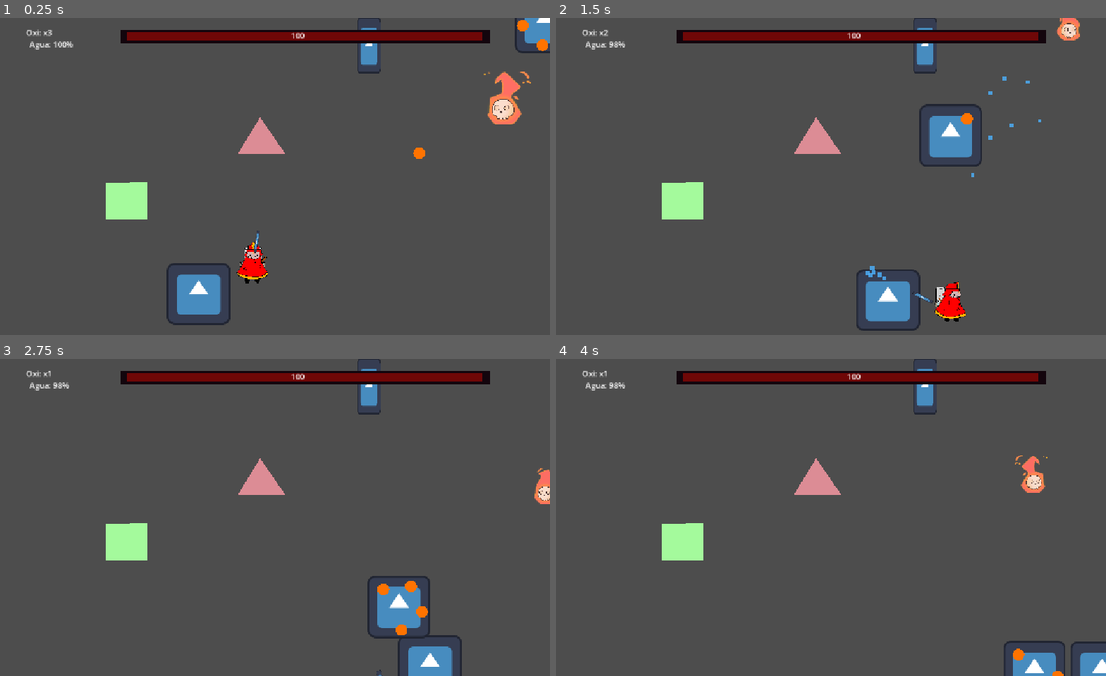
Above: before the commit, frames 1-4 (two rows, left to right).
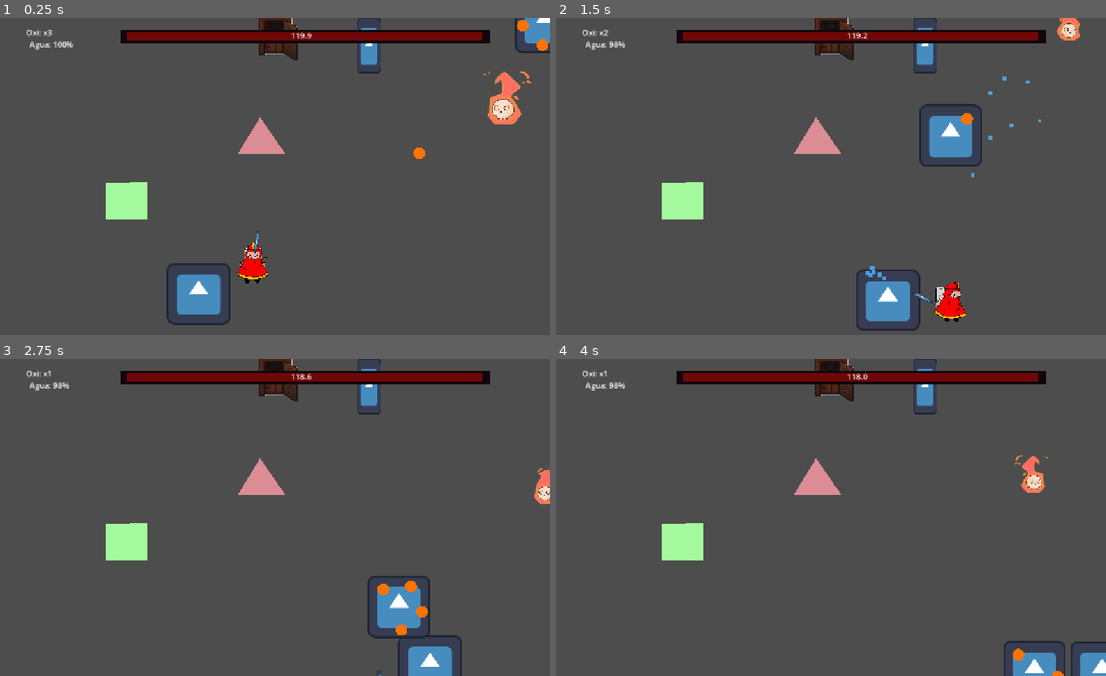
Above: after the commit, the same moments.

Repository: gsMolina02/GameJam
Game: Godot game, scene res://Scenes/escena_prueba.tscn
Same seed, same stepped clock (60 frames per second), same inputs: the game is played once before the commit and once after it. This scene is started directly instead of the project's main scene. The engine's default icon, where the game draws it, is replaced by a stand-in: a white triangle on a blue panel in a dark square.
Inputs (mouse positions are in pixels of both pictures, inside the frame that each line leads up to):
- Up to frame 1 (0.25 s): no input
- Up to frame 2 (1.5 s): tap Enter (ui_accept) at 0.5, 0.77 s; move the mouse to (946, 160) at 0.52 s; hold D (right) from 0.53 s (still down); tap F (interact, bound only after the commit) at 0.6 s; click (946, 160) at 0.67 s; move the mouse to (710, 192) at 1.27 s; click (710, 192) at 1.35 s
- Up to frame 3 (2.75 s): tap Enter (ui_accept) at 1.52 s; tap F (interact, bound only after the commit) at 1.55, 2.3 s; move the mouse to (324, 447) at 2.02 s; release D (right) at 2.03 s; hold A (left) from 2.03 s (still down); right-click (324, 447) at 2.1 s
- Up to frame 4 (4 s): move the mouse to (798, 580) at 2.77 s; release A (left) at 2.78 s; hold D (right) from 2.78 s (still down); tap F (interact, bound only after the commit) at 2.85, 3.8 s; click (798, 580) at 2.92 s; tap Enter (ui_accept) at 3.02, 3.77 s; move the mouse to (990, 565) at 3.52 s; hold Space from 3.53 s (still down)

The runs differ from the first frame. In frame 1, 0.6% of the frame differs, in the area x 47-57%, y 0-14%; in frame 2, 0.6%; in frame 3, 0.6%; in frame 4, 0.6%.

Commit message:
Integracion de mecanica de cuarto incendiandose

Diff:
--- /dev/null
+++ b/BomberoMichiGame/Scenes/Entities/cuarto_2.tscn
@@ -0,0 +1,19 @@
+[gd_scene load_steps=5 format=3 uid="uid://d4icr2igf5ym2"]
+
+[ext_resource type="Script" uid="uid://ud6vpwak2bsk" path="res://Scripts/cuarto_2.gd" id="1_ypt4i"]
+[ext_resource type="PackedScene" uid="uid://bfra7nxi2wetn" path="res://personajes/personaje_principal/personaje_principal.tscn" id="2_mo1cc"]
+[ext_resource type="PackedScene" uid="uid://oysdlu64rb7d" path="res://Scenes/Entities/puerta.tscn" id="3_4eho5"]
+[ext_resource type="PackedScene" uid="uid://dl17mnvx428mm" path="res://Scenes/UI/hud.tscn" id="4_stldj"]
+
+[node name="Cuarto2" type="Node2D"]
+script = ExtResource("1_ypt4i")
+
+[node name="personajePrincipal" parent="." instance=ExtResource("2_mo1cc")]
+position = Vector2(571.99994, 459.99994)
+
+[node name="PuertaCuarto2" parent="." instance=ExtResource("3_4eho5")]
+position = Vector2(435, 524)
+escena_destino = "uid://c2fcfdi28gc84"
+nombre_puerta_destino = "PuertaCuarto1"
+
+[node name="HUD" parent="." instance=ExtResource("4_stldj")]
--- /dev/null
+++ b/BomberoMichiGame/Scenes/Entities/puerta.tscn
@@ -0,0 +1,19 @@
+[gd_scene load_steps=4 format=3 uid="uid://oysdlu64rb7d"]
+
+[ext_resource type="Script" uid="uid://cld821c463ja5" path="res://Scripts/puerta.gd" id="1_drj33"]
+[ext_resource type="Texture2D" uid="uid://c2sbxrutsdryc" path="res://Assets/fondos/puerta.png" id="2_wjbh2"]
+
+[sub_resource type="RectangleShape2D" id="RectangleShape2D_mesff"]
+size = Vector2(66, 78)
+
+[node name="Puerta" type="Area2D"]
+script = ExtResource("1_drj33")
+
+[node name="Sprite2D" type="Sprite2D" parent="."]
+position = Vector2(151.25, 89.25)
+scale = Vector2(0.22796473, 0.20973559)
+texture = ExtResource("2_wjbh2")
+
+[node name="CollisionShape2D" type="CollisionShape2D" parent="."]
+position = Vector2(143, 90)
+shape = SubResource("RectangleShape2D_mesff")
--- /dev/null
+++ b/BomberoMichiGame/Scenes/Levels/cuarto_2.tscn
@@ -0,0 +1,36 @@
+[gd_scene load_steps=8 format=3 uid="uid://bebk1amggu0c8"]
+
+[ext_resource type="Script" uid="uid://ud6vpwak2bsk" path="res://Scripts/cuarto_2.gd" id="1_ypt4i"]
+[ext_resource type="PackedScene" uid="uid://bfra7nxi2wetn" path="res://personajes/personaje_principal/personaje_principal.tscn" id="2_mo1cc"]
+[ext_resource type="PackedScene" uid="uid://oysdlu64rb7d" path="res://Scenes/Entities/puerta.tscn" id="3_4eho5"]
+[ext_resource type="PackedScene" uid="uid://dl17mnvx428mm" path="res://Scenes/UI/hud.tscn" id="4_stldj"]
+[ext_resource type="Script" uid="uid://bmi6b0xff8sy" path="res://Scripts/room_manager.gd" id="5_bix44"]
+[ext_resource type="PackedScene" uid="uid://b2isyrlrybvoh" path="res://Scenes/Entities/fuego.tscn" id="7_o2lig"]
+[ext_resource type="PackedScene" uid="uid://ccbpd223shlq8" path="res://personajes/minions/minions.tscn" id="7_ul4w6"]
+
+[node name="Cuarto2" type="Node2D"]
+script = ExtResource("1_ypt4i")
+
+[node name="personajePrincipal" parent="." instance=ExtResource("2_mo1cc")]
+position = Vector2(571.99994, 459.99994)
+
+[node name="PuertaCuarto2" parent="." instance=ExtResource("3_4eho5")]
+position = Vector2(435, 524)
+escena_destino = "uid://c2fcfdi28gc84"
+nombre_puerta_destino = "PuertaCuarto1"
+
+[node name="HUD" parent="." instance=ExtResource("4_stldj")]
+
+[node name="Fuego" parent="." instance=ExtResource("7_o2lig")]
+position = Vector2(136, 226)
+
+[node name="Fuego2" parent="." instance=ExtResource("7_o2lig")]
+position = Vector2(507, 203)
+
+[node name="minions" parent="." instance=ExtResource("7_ul4w6")]
+position = Vector2(896, 583)
+
+[node name="RoomManager" type="Node" parent="."]
+script = ExtResource("5_bix44")
+enemigos_requeridos = 1
+fuegos_requeridos = 1
--- a/BomberoMichiGame/Scenes/escena_prueba.tscn
+++ b/BomberoMichiGame/Scenes/escena_prueba.tscn
@@ -1,6 +1,7 @@
-[gd_scene load_steps=10 format=3 uid="uid://c2fcfdi28gc84"]
+[gd_scene load_steps=13 format=3 uid="uid://c2fcfdi28gc84"]
 
 [ext_resource type="PackedScene" uid="uid://e2osxgcrxydp" path="res://personajes/mascota/mascota.tscn" id="1_uapuf"]
+[ext_resource type="Script" uid="uid://crbjxxa8mctqn" path="res://Scripts/escena_prueba.gd" id="1_v2ygx"]
 [ext_resource type="PackedScene" uid="uid://bfra7nxi2wetn" path="res://personajes/personaje_principal/personaje_principal.tscn" id="2_1in75"]
 [ext_resource type="PackedScene" uid="uid://upe8nkwx2xwf" path="res://personajes/jefe/jefe.tscn" id="3_1in75"]
 [ext_resource type="PackedScene" uid="uid://b2isyrlrybvoh" path="res://Scenes/Entities/fuego.tscn" id="4_gdsp3"]
@@ -9,9 +10,12 @@
 [ext_resource type="PackedScene" uid="uid://bwg0w8g826tus" path="res://Scenes/Entities/tanque_oxigeno.tscn" id="5_qjlt0"]
 [ext_resource type="PackedScene" uid="uid://dl17mnvx428mm" path="res://Scenes/UI/hud.tscn" id="6_qjlt0"]
 [ext_resource type="PackedScene" path="res://Interfaces/puse_menu.tscn" id="7_pause"]
+[ext_resource type="PackedScene" uid="uid://oysdlu64rb7d" path="res://Scenes/Entities/puerta.tscn" id="11_p5njm"]
+[ext_resource type="Script" uid="uid://bmi6b0xff8sy" path="res://Scripts/room_manager.gd" id="12_p5njm"]
 
 [node name="escenaPrueba" type="Node2D"]
 position = Vector2(439, 348)
+script = ExtResource("1_v2ygx")
 
 [node name="mascota" parent="." instance=ExtResource("1_uapuf")]
 position = Vector2(-91.00003, 265.9999)
@@ -43,3 +47,14 @@
 visible = false
 
 [node name="PuseMenu" parent="CanvasLayer" instance=ExtResource("7_pause")]
+
+[node name="PuertaCuarto1" parent="." instance=ExtResource("11_p5njm")]
+position = Vector2(10, -401)
+escena_destino = "uid://bebk1amggu0c8"
+nombre_puerta_destino = "PuertaCuarto2"
+
+[node name="RoomManager" type="Node" parent="."]
+script = ExtResource("12_p5njm")
+vida_maxima_habitacion = 120.0
+enemigos_requeridos = 2
+fuegos_requeridos = 1
--- /dev/null
+++ b/BomberoMichiGame/Scripts/cuarto_2.gd
@@ -0,0 +1,18 @@
+extends Node2D
+
+func _ready():
+	print("🏠 Cuarto 2 cargado")
+
+	# Esperar un frame para que todo esté listo
+	await get_tree().process_frame
+
+	# Buscar al jugador
+	var jugador = get_tree().get_first_node_in_group("player_main")
+	if jugador:
+		print("  Jugador encontrado")
+		# Restaurar estado (vida y agua)
+		GameManager.restaurar_estado_jugador(jugador)
+		# Posicionar en la puerta correcta
+		GameManager.posicionar_jugador_en_puerta(jugador, self)
+	else:
+		push_warning("⚠️ No se encontró jugador en Cuarto2")
--- /dev/null
+++ b/BomberoMichiGame/Scripts/escena_prueba.gd
@@ -0,0 +1,18 @@
+extends Node2D
+
+func _ready():
+	print("🏠 Escena Prueba (Cuarto 1) cargada")
+
+	# Esperar un frame para que todo esté listo
+	await get_tree().process_frame
+
+	# Buscar al jugador
+	var jugador = get_tree().get_first_node_in_group("player_main")
+	if jugador:
+		print("  Jugador encontrado")
+		# Restaurar estado (vida y agua)
+		GameManager.restaurar_estado_jugador(jugador)
+		# Posicionar en la puerta correcta si viene de otro cuarto
+		GameManager.posicionar_jugador_en_puerta(jugador, self)
+	else:
+		push_warning("⚠️ No se encontró jugador en escena_prueba")
--- /dev/null
+++ b/BomberoMichiGame/Scripts/game_manager.gd
@@ -0,0 +1,77 @@
+extends Node
+
+# Estado del jugador entre escenas
+var vida_jugador: int = 3
+var agua_jugador: float = 100.0
+var puerta_origen: String = ""  # Nombre de la puerta por la que entramos
+var offset_spawn: Vector2 = Vector2(50, 0)
+
+func _ready():
+	print("✅ GameManager inicializado")
+
+func guardar_estado_jugador(jugador: Node) -> void:
+	print("💾 Guardando estado del jugador...")
+
+	# Guardar vida
+	if "vida_actual" in jugador:
+		vida_jugador = jugador.vida_actual
+		print("  Vida guardada:", vida_jugador)
+	elif jugador.has_method("get_vida_actual"):
+		vida_jugador = jugador.get_vida_actual()
+		print("  Vida guardada:", vida_jugador)
+
+	# Guardar agua
+	if "hose_charge" in jugador:
+		agua_jugador = jugador.hose_charge
+		print("  Agua guardada:", agua_jugador, "%")
+
+func restaurar_estado_jugador(jugador: Node) -> void:
+	print("📥 Restaurando estado del jugador...")
+	print("  Vida a restaurar:", vida_jugador)
+	print("  Agua a restaurar:", agua_jugador, "%")
+
+	# Restaurar vida
+	if "vida_actual" in jugador:
+		jugador.vida_actual = vida_jugador
+		# Emitir señal para que el HUD se actualice
+		if jugador.has_signal("vida_actualizada"):
+			jugador.emit_signal("vida_actualizada", vida_jugador)
+
+	# Restaurar agua
+	if "hose_charge" in jugador:
+		jugador.hose_charge = agua_jugador
+		# Emitir señal para que el HUD se actualice
+		if jugador.has_signal("hose_recharged"):
+			jugador.emit_signal("hose_recharged", agua_jugador)
+
+func posicionar_jugador_en_puerta(jugador: Node2D, escena: Node) -> void:
+	if puerta_origen == "":
+		print("ℹ️ Primera vez en esta escena, usar posición por defecto")
+		return  # Primera vez, usar posición por defecto
+
+	print("📍 Buscando puerta:", puerta_origen)
+
+	# Buscar la puerta con el nombre correcto
+	var puertas = escena.get_tree().get_nodes_in_group("puertas")
+	print("  Puertas encontradas:", puertas.size())
+
+	for puerta in puertas:
+		print("  Revisando puerta:", puerta.name)
+		if puerta.name == puerta_origen:
+			# Posicionar al jugador cerca de esa puerta
+			jugador.global_position = puerta.global_position + offset_spawn
+			print("✅ Jugador posicionado en puerta:", puerta_origen)
+			print("  Posición:", jugador.global_position)
+			# Limpiar para próxima vez
+			puerta_origen = ""
+			return
+
+	push_warning("⚠️ No se encontró puerta con nombre:", puerta_origen)
+	puerta_origen = ""  # Limpiar de todas formas
+
+func reset_estado() -> void:
+	"""Reinicia el estado del jugador (útil para game over o nuevo juego)"""
+	vida_jugador = 3
+	agua_jugador = 100.0
+	puerta_origen = ""
+	print("🔄 Estado del jugador reiniciado")
--- a/BomberoMichiGame/Scripts/hud.gd
+++ b/BomberoMichiGame/Scripts/hud.gd
@@ -2,12 +2,15 @@
 
 @onready var player_life_label = $RootControl/PlayerLifeLabel
 @onready var water_percent_label = $RootControl/WaterPercentLabel
+@onready var room_label = $RootControl/RoomBar/RoomLabel
+@onready var room_bar = $RootControl/RoomBar/ColorRect
 
 const MAX_FIND_TRIES := 12
 var _find_tries := 0
 
 func _ready():
 	find_and_register_player()
+	find_and_register_room_manager()
 
 # Busca el player por grupo; si no está, reintenta un pequeño número de veces.
 func find_and_register_player() -> void:
@@ -63,3 +66,56 @@
 func actualizar_agua(nuevo_porcentaje: int) -> void:
 	if is_instance_valid(water_percent_label):
 		water_percent_label.text = "Agua: %d%%" % int(nuevo_porcentaje)
+
+# ============================================
+# ROOM MANAGER
+# ============================================
+func find_and_register_room_manager() -> void:
+	"""Busca y conecta al RoomManager"""
+	var room_managers = get_tree().get_nodes_in_group("room_manager")
+	if room_managers.size() > 0:
+		_register_room_manager(room_managers[0])
+	else:
+		# Buscar en la escena actual
+		var current_scene = get_tree().current_scene
+		if current_scene:
+			for child in current_scene.get_children():
+				if child is Node and child.name == "RoomManager":
+					_register_room_manager(child)
+					return
+
+func _register_room_manager(room_manager: Node) -> void:
+	if room_manager == null:
+		return
+
+	print("HUD: RoomManager encontrado y conectado")
+
+	# Conectar señal de vida de habitación
+	if room_manager.has_signal("vida_habitacion_actualizada"):
+		if room_manager.is_connected("vida_habitacion_actualizada", Callable(self, "_on_vida_habitacion_actualizada")):
+			room_manager.disconnect("vida_habitacion_actualizada", Callable(self, "_on_vida_habitacion_actualizada"))
+		room_manager.connect("vida_habitacion_actualizada", Callable(self, "_on_vida_habitacion_actualizada"))
+
+	# Pedir valor inicial
+	if "vida_habitacion" in room_manager and "vida_maxima_habitacion" in room_manager:
+		_on_vida_habitacion_actualizada(room_manager.vida_habitacion, room_manager.vida_maxima_habitacion)
+
+func _on_vida_habitacion_actualizada(vida_actual: float, vida_maxima: float) -> void:
+	"""Actualiza el label y barra de vida de la habitación"""
+	if is_instance_valid(room_label):
+		room_label.text = "%.1f" % vida_actual
+
+	# Actualizar barra visual
+	if is_instance_valid(room_bar):
+		var porcentaje = vida_actual / vida_maxima
+		# Ajustar el tamaño de la barra (160 es el ancho máximo)
+		var ancho_maximo = 160.0
+		room_bar.custom_minimum_size.x = ancho_maximo * porcentaje
+
+		# Cambiar color según la vida restante
+		if porcentaje > 0.5:
+			room_bar.color = Color(0.435, 0.027, 0.027)  # Rojo oscuro
+		elif porcentaje > 0.25:
+			room_bar.color = Color(0.8, 0.4, 0.0)  # Naranja
+		else:
+			room_bar.color = Color(0.8, 0.0, 0.0)  # Rojo brillante
--- /dev/null
+++ b/BomberoMichiGame/Scripts/puerta.gd
@@ -0,0 +1,88 @@
+extends Area2D
+
+# Configuración de la puerta
+@export_file("*.tscn") var escena_destino: String = ""  # Ruta a la escena destino
+@export var nombre_puerta_destino: String = ""  # Nombre de la puerta de destino
+@export var offset_spawn: Vector2 = Vector2(50, 0)  # Distancia desde la puerta al aparecer
+@export var bloqueada_al_inicio: bool = true  # Bloquear hasta completar habitación
+
+# Estado
+var bloqueada: bool = true
+var label_interactuar: Label = null
+
+func _ready():
+	# Conectar señales
+	body_entered.connect(_on_body_entered)
+	body_exited.connect(_on_body_exited)
+
+	# Agregar al grupo para fácil acceso
+	add_to_group("puertas")
+
+	# Crear label de interacción
+	label_interactuar = Label.new()
+	label_interactuar.text = "[F] Entrar"
+	label_interactuar.position = Vector2(-30, -50)
+	label_interactuar.visible = false
+	add_child(label_interactuar)
+
+	# Inicializar estado de bloqueo
+	bloqueada = bloqueada_al_inicio
+
+	print("Puerta configurada:", name, "-> Destino:", escena_destino)
+	print("  Bloqueada:", bloqueada)
+
+func _on_body_entered(body: Node2D) -> void:
+	if body.is_in_group("player_main"):
+		# Mostrar indicador apropiado
+		if label_interactuar:
+			if bloqueada:
+				label_interactuar.text = "🔒 BLOQUEADA"
+				label_interactuar.modulate = Color.RED
+			else:
+				label_interactuar.text = "[F] Entrar"
+				label_interactuar.modulate = Color.WHITE
+			label_interactuar.visible = true
+		print("Jugador cerca de la puerta:", name, "Bloqueada:", bloqueada)
+
+func _on_body_exited(body: Node2D) -> void:
+	if body.is_in_group("player_main"):
+		# Ocultar indicador
+		if label_interactuar:
+			label_interactuar.visible = false
+
+func _physics_process(_delta: float) -> void:
+	# Detectar si el jugador está cerca y presiona F
+	var bodies = get_overlapping_bodies()
+	for body in bodies:
+		if body.is_in_group("player_main"):
+			if Input.is_action_just_pressed("interact"):
+				cambiar_escena(body)
+				break
+
+func cambiar_escena(jugador: Node2D) -> void:
+	# Verificar si está bloqueada
+	if bloqueada:
+		print("🔒 Puerta bloqueada - Debes completar la habitación primero")
+		return
+
+	if escena_destino == "":
+		push_error("⚠️ No se configuró 'escena_destino' en la puerta:", name)
+		return
+
+	print("🚪 Cambiando de escena...")
+	print("  Desde:", get_tree().current_scene.scene_file_path)
+	print("  Hacia:", escena_destino)
+	print("  Puerta destino:", nombre_puerta_destino)
+
+	# Guardar estado del jugador
+	GameManager.guardar_estado_jugador(jugador)
+	GameManager.puerta_origen = nombre_puerta_destino
+	GameManager.offset_spawn = offset_spawn
+
+	# Cambiar escena
+	get_tree().call_deferred("change_scene_to_file", escena_destino)
+
+func desbloquear() -> void:
+	"""Desbloquea la puerta cuando se completa la habitación"""
+	bloqueada = false
+	print("🔓 Puerta desbloqueada:", name)
--- /dev/null
+++ b/BomberoMichiGame/Scripts/room_manager.gd
@@ -0,0 +1,138 @@
+extends Node
+
+# Configuración de la habitación
+@export var vida_maxima_habitacion: float = 60.0  # Segundos totales
+@export var velocidad_perdida: float = 0.5  # Vida por segundo
+@export var enemigos_requeridos: int = 0  # Auto-detectado si es 0
+@export var fuegos_requeridos: int = 0  # Auto-detectado si es 0
+
+# Estado actual
+var vida_habitacion: float = 60.0
+var enemigos_eliminados: int = 0
+var fuegos_apagados: int = 0
+var habitacion_completada: bool = false
+var perdiendo_vida: bool = true
+
+# Señales
+signal vida_habitacion_actualizada(vida_actual: float, vida_maxima: float)
+signal habitacion_completada_signal
+signal game_over
+
+func _ready():
+	vida_habitacion = vida_maxima_habitacion
+
+	# Agregar al grupo para que el HUD lo encuentre
+	add_to_group("room_manager")
+
+	# Auto-detectar enemigos y fuegos si no se especificó
+	if enemigos_requeridos == 0:
+		enemigos_requeridos = contar_enemigos()
+	if fuegos_requeridos == 0:
+		fuegos_requeridos = contar_fuegos()
+
+	print("🏠 RoomManager inicializado")
+	print("  Vida habitación:", vida_habitacion)
+	print("  Enemigos a eliminar:", enemigos_requeridos)
+	print("  Fuegos a apagar:", fuegos_requeridos)
+
+	# Conectar señales de muerte de enemigos y fuego
+	conectar_enemigos()
+	conectar_fuegos()
+
+	# Emitir valor inicial
+	emit_signal("vida_habitacion_actualizada", vida_habitacion, vida_maxima_habitacion)
+
+func _process(delta: float) -> void:
+	if not perdiendo_vida or habitacion_completada:
+		return
+
+	# Reducir vida de la habitación
+	vida_habitacion -= velocidad_perdida * delta
+	vida_habitacion = max(0.0, vida_habitacion)
+
+	# Emitir señal para actualizar HUD
+	emit_signal("vida_habitacion_actualizada", vida_habitacion, vida_maxima_habitacion)
+
+	# Game Over si llega a 0
+	if vida_habitacion <= 0.0:
+		game_over_habitacion()
+
+func contar_enemigos() -> int:
+	var count = 0
+	count += get_tree().get_nodes_in_group("minion").size()
+	count += get_tree().get_nodes_in_group("boss").size()
+	return count
+
+func contar_fuegos() -> int:
+	return get_tree().get_nodes_in_group("fuego").size()
+
+func conectar_enemigos() -> void:
+	# Conectar todos los minions
+	var minions = get_tree().get_nodes_in_group("minion")
+	for minion in minions:
+		if minion.has_signal("tree_exiting"):
+			minion.tree_exiting.connect(_on_enemigo_eliminado.bind(minion))
+
+	# Conectar todos los jefes
+	var bosses = get_tree().get_nodes_in_group("boss")
+	for boss in bosses:
+		if boss.has_signal("tree_exiting"):
+			boss.tree_exiting.connect(_on_enemigo_eliminado.bind(boss))
+
+func conectar_fuegos() -> void:
+	var fuegos = get_tree().get_nodes_in_group("fuego")
+	for fuego in fuegos:
+		if fuego.has_signal("tree_exiting"):
+			fuego.tree_exiting.connect(_on_fuego_apagado.bind(fuego))
+
+func _on_enemigo_eliminado(_enemigo: Node) -> void:
+	# Verificar que el tree aún existe antes de usar await
+	if not is_inside_tree():
+		return
+
+	# Esperar un frame para asegurar que el nodo se eliminó
+	await get_tree().process_frame
+	enemigos_eliminados += 1
+	print("💀 Enemigo eliminado:", enemigos_eliminados, "/", enemigos_requeridos)
+	verificar_completado()
+
+func _on_fuego_apagado(_fuego: Node) -> void:
+	# Verificar que el tree aún existe antes de usar await
+	if not is_inside_tree():
+		return
+
+	await get_tree().process_frame
+	fuegos_apagados += 1
+	print("🧯 Fuego apagado:", fuegos_apagados, "/", fuegos_requeridos)
+	verificar_completado()
+
+func verificar_completado() -> void:
+	if enemigos_eliminados >= enemigos_requeridos and fuegos_apagados >= fuegos_requeridos:
+		completar_habitacion()
+
+func completar_habitacion() -> void:
+	if habitacion_completada:
+		return
+
+	habitacion_completada = true
+	perdiendo_vida = false
+	print("✅ ¡Habitación completada!")
+	print("  Vida restante:", vida_habitacion)
+	emit_signal("habitacion_completada_signal")
+
+	# Desbloquear puertas
+	desbloquear_puertas()
+
+func desbloquear_puertas() -> void:
+	var puertas = get_tree().get_nodes_in_group("puertas")
+	for puerta in puertas:
+		if puerta.has_method("desbloquear"):
+			puerta.desbloquear()
+
+func game_over_habitacion() -> void:
+	perdiendo_vida = false
+	print("💀 GAME OVER - Se acabó el tiempo de la habitación")
+	emit_signal("game_over")
+
+	# Pausar el juego
+	get_tree().paused = true
--- a/BomberoMichiGame/personajes/personaje_base.gd
+++ b/BomberoMichiGame/personajes/personaje_base.gd
@@ -122,8 +122,9 @@
 	vivo = false
 	emit_signal("personaje_muerto")
 	print(self.name, " - Ha muerto. Movilidad desactivada.")
+	# Usar call_deferred para evitar modificar colisiones durante physics query
 	if has_node("CollisionShape2D"):
-		$CollisionShape2D.disabled = true
+		$CollisionShape2D.set_deferred("disabled", true)
 
 # --- Detección por Hitbox ---
 func _on_Hitbox_area_entered(area):
--- a/BomberoMichiGame/project.godot
+++ b/BomberoMichiGame/project.godot
@@ -18,6 +18,7 @@
 [autoload]
 
 LootManager="*res://Scripts/LootManager.gd"
+GameManager="*res://Scripts/game_manager.gd"
 
 [display]
 
@@ -91,3 +92,8 @@
 "events": [Object(InputEventMouseButton,"resource_local_to_scene":false,"resource_name":"","device":-1,"window_id":0,"a …(258 unchanged characters)…
 ]
 }
+interact={
+"deadzone": 0.2,
+"events": [Object(InputEventKey,"resource_local_to_scene":false,"resource_name":"","device":-1,"window_id":0,"alt_pressed":false,"shift_pressed":false,"ctrl_pressed":false,"meta_pressed":false,"pressed":false,"keycode":0,"physical_keycode":70,"key_label":0,"unicode":102,"location":0,"echo":false,"script":null)
+]
+}
Binary file added: BomberoMichiGame/Assets/fondos/puerta.png
Not shown, added: BomberoMichiGame/Assets/fondos/puerta.png.import
Not shown, added: BomberoMichiGame/Scripts/cuarto_2.gd.uid
Not shown, added: BomberoMichiGame/Scripts/escena_prueba.gd.uid
Not shown, added: BomberoMichiGame/Scripts/game_manager.gd.uid
Not shown, added: BomberoMichiGame/Scripts/puerta.gd.uid
Not shown, added: BomberoMichiGame/Scripts/room_manager.gd.uid
